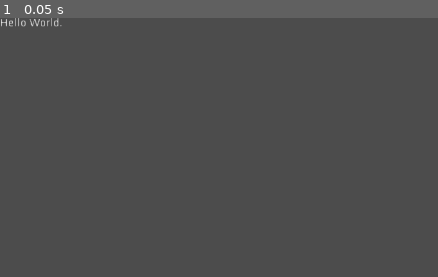
Above: before the commit, frame 1.
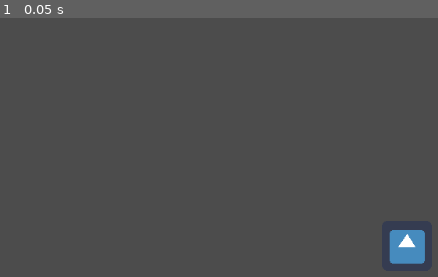
Above: after the commit, the same moment.

Repository: Coder12a/Da-Tale-I
Game: Godot game, scene res://characters/top/tscn/Player.tscn
The game is run twice, just before and just after one commit, with the same random seed, the same clock (stepped at 60 frames per second) and the same inputs. Before the commit the project starts from res://Label.tscn. The engine's default icon, where the game draws it, is replaced by a stand-in: a white triangle on a blue panel in a dark square.
Inputs:
- Up to frame 1 (0.05 s): no input

The runs differ from the first frame. In frame 1, 1.2% of the frame differs, in the area x 0-98%, y 0-95%.

Commit message:
Change player framework

Diff:
--- a/Label.gd
+++ /dev/null
@@ -1 +0,0 @@
-extends Label
--- a/Label.tscn
+++ /dev/null
@@ -1,20 +0,0 @@
-[gd_scene format=2]
-
-[node name="Label" type="Label"]
-
-anchor_left = 0.0
-anchor_top = 0.0
-anchor_right = 0.0
-anchor_bottom = 0.0
-margin_right = 40.0
-margin_bottom = 14.0
-rect_pivot_offset = Vector2( 0, 0 )
-rect_clip_content = false
-mouse_filter = 2
-mouse_default_cursor_shape = 0
-size_flags_horizontal = 1
-size_flags_vertical = 4
-text = "Hello World."
-percent_visible = 1.0
-lines_skipped = 0
-max_lines_visible = -1
--- a/characters/scripts/PlayerMain.gd
+++ /dev/null
@@ -1,26 +0,0 @@
-extends KinematicBody2D
-
-var characterName = null
-var max_hp = null
-var hp = null
-var speed = null
-
-func _ready():
-	pass
-
-func _physics_process(delta):
-	print("_physics_process not implemented")
-
-func set_hp(hitpoints):
-	hp = hitpoints
-	if hp <= 0:
-		die()
-
-func take_damage(damage):
-	set_hp(hp-damage)
-
-func set_speed(s):
-	speed = s
-
-func die():
-	print("Player has died")
--- a/rpg_engine/map_character.gd
+++ b/characters/scripts/Top_character.gd
@@ -1,5 +1,9 @@
 extends KinematicBody2D
 
+# The character's name.
+var character_name = ""
+# The character's description.
+var character_description = ""
 # Current health points.
 var hp = 0
 # Max health points.
@@ -14,17 +18,16 @@
 var items = []
 # Movement states of this character.
 # none, left, up, right, down
-var movement_states = "none"
+var movement_state = "none"
 
 # On death message.
 var Die_msg = "ded"
 
-func _ready():
-	pass
-
 func update_movement(delta):
+	# set state to none
+	movement_state = "none"
 	# check which state the character is in.
-	match [movement_states]:
+	match movement_state:
 		"left":
 			move_and_slide(Vector2(-speed,0))
 		"up":
@@ -33,25 +36,20 @@
 			move_and_slide(Vector2(speed,0))
 		"down":
 			move_and_slide(Vector2(0,speed))
-	pass
 
 func set_hp(hitpoints):
 	hp = hitpoints
 	if hp <= 0:
 		die()
-	pass
 
 func take_damage(damage):
 	set_hp(hp - damage)
-	pass
 
 func set_max_hp(hitpoints):
 	max_hp = hitpoints
-	pass
 
 func set_max_speed(s):
 	speed = s
-	pass
 
 func die():
 	print(Die_msg)
--- a/characters/top/scripts/Player.gd
+++ b/characters/top/scripts/Player.gd
@@ -1,27 +1,18 @@
-extends "res://characters/scripts/PlayerMain.gd"
+extends "res://characters/scripts/Top_character.gd"
 
 func _init():
 	hp = 50
 	max_hp = 50
 	speed = 100
 
-func _ready():
-	pass
-
-
-
 func _physics_process(delta):
-
 	if Input.is_key_pressed(KEY_W) || Input.is_key_pressed(KEY_UP):
-		move_and_slide(Vector2(0,-speed))
+		movement_state = "up"
 	elif Input.is_key_pressed(KEY_S) || Input.is_key_pressed(KEY_DOWN):
-		move_and_slide(Vector2(0,speed))
+		movement_state = "down"
 	elif Input.is_key_pressed(KEY_D) || Input.is_key_pressed(KEY_RIGHT):
-		move_and_slide(Vector2(speed,0))
+		movement_state = "right"
 	elif Input.is_key_pressed(KEY_A) || Input.is_key_pressed(KEY_LEFT):
-		move_and_slide(Vector2(-speed,0))
-
-	pass
-
-func die():
-	print("This is a function to test stuff. Vladimir is ded.")
+		movement_state = "left"
+	# call based func update_movement
+	.update_movement(delta)
--- a/project.godot
+++ b/project.godot
@@ -11,7 +11,7 @@
 [application]
 
 config/name="Da Tale I"
-run/main_scene="res://Label.tscn"
+run/main_scene="res://characters/top/tscn/Player.tscn"
 config/icon="res://icon.png"
 
 [display]
